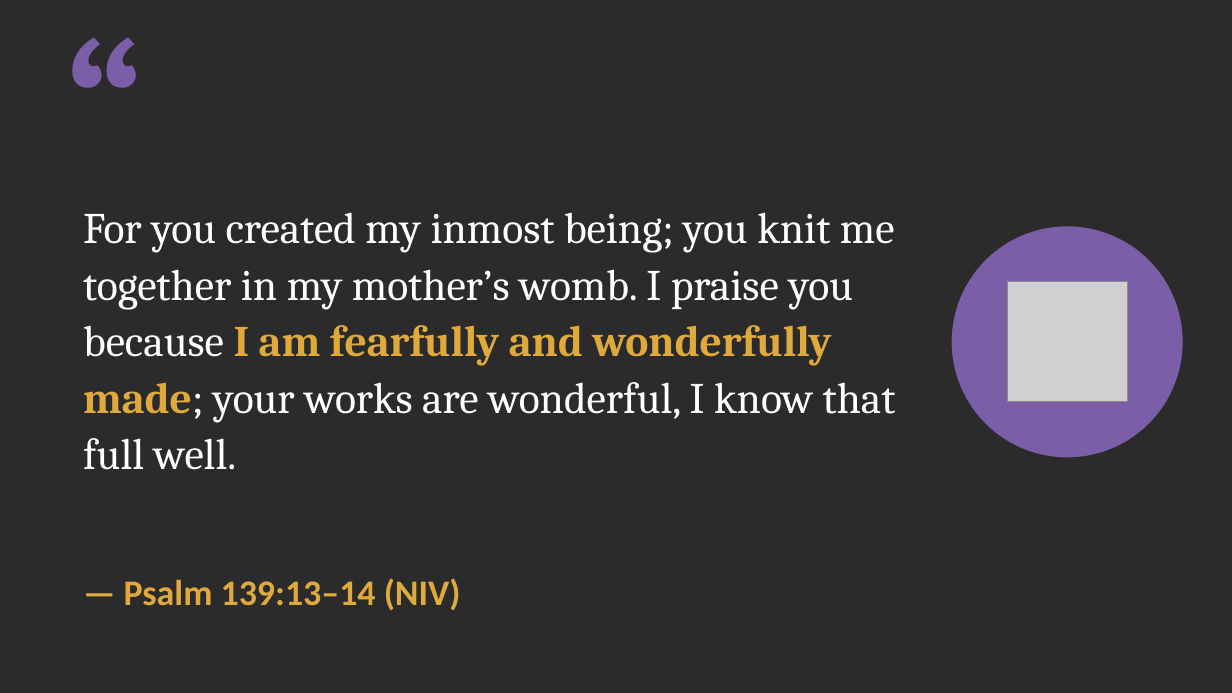
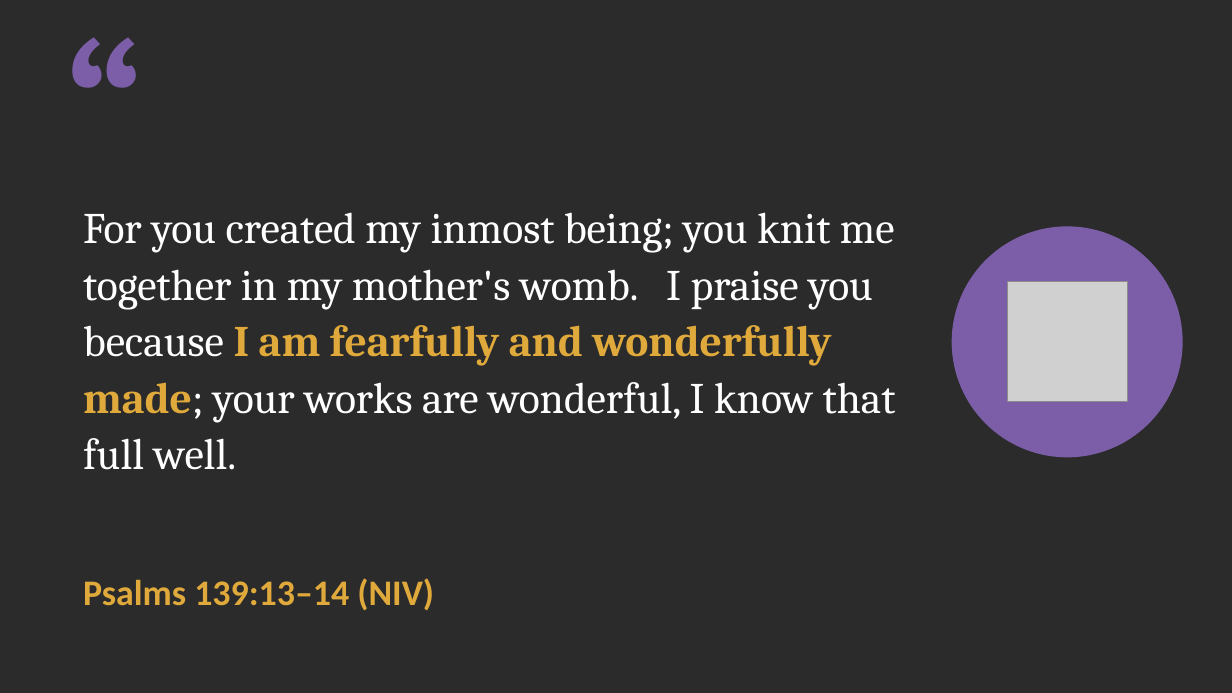
Before and after one commit to FactoJanrenzo/demohub, a slide deck: slide 27 of presentation/Sowing-the-Best.pptx. Drawn at 1232x693 pixels with LibreOffice and Linux fonts; fonts in the diff are those of the drawing; grey boxes stand for pictures; background and template pictures are left out; a plain dark background stands for a picture behind light text. Boxes give left, top, right and bottom in pixels: in the first picture for what was removed or moved away, otherwise in the second. Text is boxed around its words. In the diff, an @@ line names an element or a change of style, - is before the commit and + after.

```diff
--- a/presentation/Sowing-the-Best.pptx
+++ b/presentation/Sowing-the-Best.pptx
@@ text at (x1=83, y1=212, x2=896, y2=470): text changed @@
-For you created my inmost being; you knit me together in my mother’s womb. I praise you because I am fearfully and wonderfully made; your works are wonderful, I know that full well.
+For you created my inmost being; you knit me together in my mother's womb. I praise you because I am fearfully and wonderfully made; your works are wonderful, I know that full well.
@@ text at (x1=83, y1=578, x2=434, y2=610): text changed @@
-— Psalm 139:13–14 (NIV)
+Psalms 139:13–14 (NIV)
```
Also in this commit, not shown: 25 other slides changed, 2 slides added, 3 slides removed, 2 other files.
